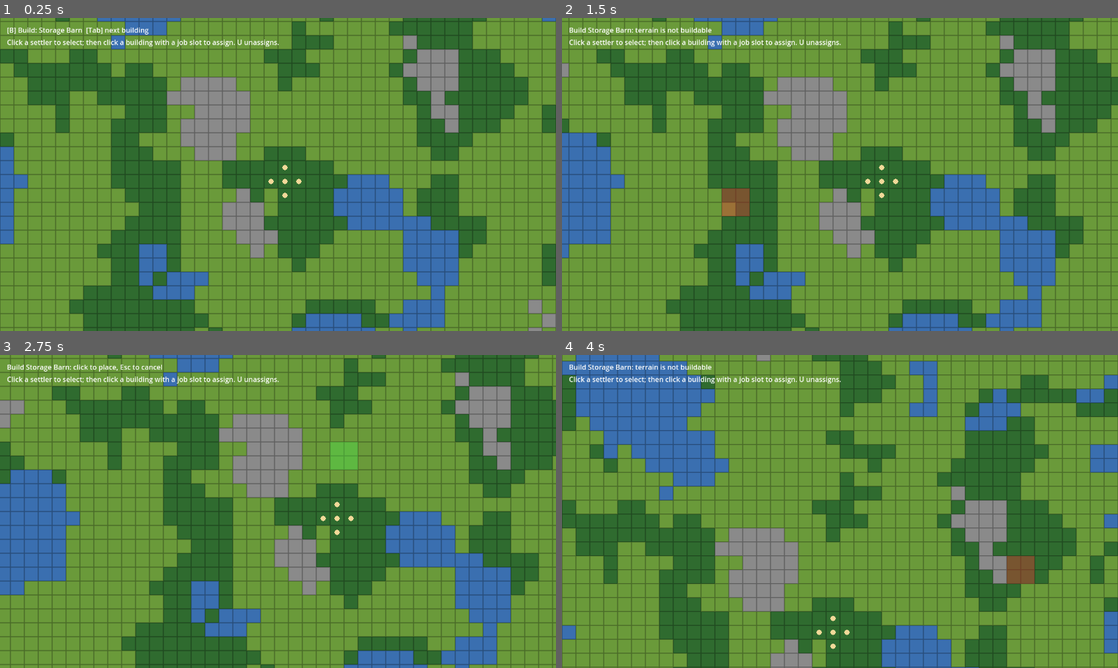
Above: before the commit, frames 1-4 (two rows, left to right).
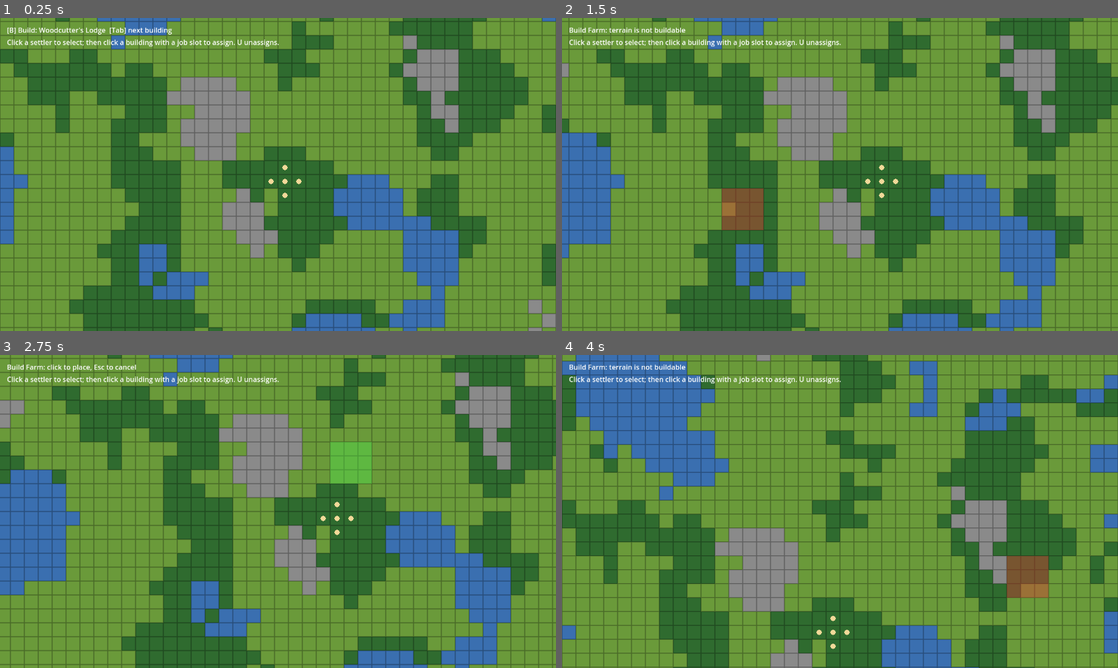
Above: after the commit, the same moments.

Repository: GrindelfP/KingdomYouth
Game: Godot game, scene res://scenes/world/world.tscn
Two runs of this game, one before a commit and one after it. Both use one fixed random seed, a clock stepped at 60 frames per second and the inputs below.
Inputs (mouse positions are in pixels of both pictures, inside the frame that each line leads up to):
- Up to frame 1 (0.25 s): no input
- Up to frame 2 (1.5 s): tap A (camera_pan_left) at 0.5, 1.25 s; move the mouse to (962, 158) at 0.52 s; hold Tab (build_cycle) 0.53-1.28 s; move the mouse to (728, 190) at 1.27 s; tap B (build_toggle) at 1.35 s
- Up to frame 3 (2.75 s): tap A (camera_pan_left) at 2 s; move the mouse to (333, 442) at 2.02 s; hold Middle mouse button (camera_drag) from 2.03 s (still down)
- Up to frame 4 (4 s): tap Enter at 2.75, 3.5 s; move the mouse to (812, 574) at 2.77 s; release Middle mouse button (camera_drag) at 2.78 s; tap S (camera_pan_down) at 2.85 s; move the mouse to (1006, 558) at 3.52 s; tap A (camera_pan_left) at 3.6 s

The runs differ from the first frame. In frame 1, 0.2% of the frame differs, in the area x 7-31%, y 3-6%; in frame 2, 0.8%; in frame 3, 0.8%, in the area x 4-67%, y 3-42%; in frame 4, 0.8%.

Commit message:
[FEATURE] add woodcutter's lodge and farm with forest regrowth
Co-Authored-By: Claude Haiku 5.5 <noreply@anthropic.com>

Diff:
--- /dev/null
+++ b/resources/buildings/farm.tres
@@ -0,0 +1,15 @@
+[gd_resource type="Resource" script_class="BuildingDef" load_steps=3 format=3]
+
+[ext_resource type="Script" path="res://scripts/buildings/building_def.gd" id="1_def"]
+[ext_resource type="Resource" path="res://resources/jobs/farmer.tres" id="2_job"]
+
+[resource]
+script = ExtResource("1_def")
+id = &"farm"
+display_name = "Farm"
+footprint = Vector2i(3, 3)
+cost = {
+0: 15
+}
+build_time = 8.0
+job = ExtResource("2_job")
--- /dev/null
+++ b/resources/buildings/woodcutters_lodge.tres
@@ -0,0 +1,15 @@
+[gd_resource type="Resource" script_class="BuildingDef" load_steps=3 format=3]
+
+[ext_resource type="Script" path="res://scripts/buildings/building_def.gd" id="1_def"]
+[ext_resource type="Resource" path="res://resources/jobs/woodcutter.tres" id="2_job"]
+
+[resource]
+script = ExtResource("1_def")
+id = &"woodcutters_lodge"
+display_name = "Woodcutter's Lodge"
+footprint = Vector2i(2, 2)
+cost = {
+0: 10
+}
+build_time = 5.0
+job = ExtResource("2_job")
--- /dev/null
+++ b/resources/jobs/farmer.tres
@@ -0,0 +1,12 @@
+[gd_resource type="Resource" script_class="JobDef" load_steps=2 format=3]
+
+[ext_resource type="Script" path="res://scripts/buildings/job_def.gd" id="1_job"]
+
+[resource]
+script = ExtResource("1_job")
+job_name = "Farmer"
+slots = 3
+work_time = 6.0
+output_type = 1
+output_amount = 3
+target_terrain = ""
--- /dev/null
+++ b/resources/jobs/woodcutter.tres
@@ -0,0 +1,12 @@
+[gd_resource type="Resource" script_class="JobDef" load_steps=2 format=3]
+
+[ext_resource type="Script" path="res://scripts/buildings/job_def.gd" id="1_job"]
+
+[resource]
+script = ExtResource("1_job")
+job_name = "Woodcutter"
+slots = 2
+work_time = 4.0
+output_type = 0
+output_amount = 2
+target_terrain = "forest"
--- a/scripts/buildings/build_controller.gd
+++ b/scripts/buildings/build_controller.gd
@@ -4,7 +4,11 @@
 const VALID_COLOR := Color(0.3, 0.9, 0.3, 0.4)
 const INVALID_COLOR := Color(0.9, 0.2, 0.2, 0.4)
 
-var building_defs: Array[BuildingDef] = [load("res://resources/buildings/storage_barn.tres")]
+var building_defs: Array[BuildingDef] = [
+	load("res://resources/buildings/woodcutters_lodge.tres"),
+	load("res://resources/buildings/farm.tres"),
+	load("res://resources/buildings/storage_barn.tres"),
+]
 var _world: WorldGrid
 var _feedback: Label
 var _placing := false
--- a/scripts/entities/worker.gd
+++ b/scripts/entities/worker.gd
@@ -119,5 +119,5 @@
 	if not job.target_terrain.is_empty():
 		if _settler.world.get_terrain_name(_target) != job.target_terrain:
 			return
-		_settler.world.set_terrain(_target, WorldGrid.Terrain.GRASS)
+		_settler.world.deplete_forest(_target)
 	ResourceStockpile.add(job.output_type, job.output_amount)
--- a/scripts/world/world_grid.gd
+++ b/scripts/world/world_grid.gd
@@ -14,8 +14,10 @@
 const WATER_LEVEL := -0.25
 const ROCK_LEVEL := 0.4
 const FOREST_LEVEL := 0.15
+const REGROW_TIME := 120.0
 
 var _occupied: Dictionary = {}
+var _regrowth: Dictionary = {}
 
 var terrain: TileMapLayer:
 	get:
@@ -25,6 +27,14 @@
 func _ready() -> void:
 	_generate_map()
 	map_generated.emit()
+
+
+func _process(delta: float) -> void:
+	for grid_pos in _regrowth.keys():
+		_regrowth[grid_pos] -= delta
+		if _regrowth[grid_pos] <= 0.0 and not is_occupied(grid_pos):
+			terrain.set_cell(grid_pos, TERRAIN_SOURCE_ID, Vector2i(Terrain.FOREST, 0))
+			_regrowth.erase(grid_pos)
 
 
 func is_in_bounds(grid_pos: Vector2i) -> bool:
@@ -81,8 +91,9 @@
 	return cells
 
 
-func set_terrain(grid_pos: Vector2i, terrain_type: Terrain) -> void:
-	terrain.set_cell(grid_pos, TERRAIN_SOURCE_ID, Vector2i(terrain_type, 0))
+func deplete_forest(grid_pos: Vector2i) -> void:
+	terrain.set_cell(grid_pos, TERRAIN_SOURCE_ID, Vector2i(Terrain.GRASS, 0))
+	_regrowth[grid_pos] = REGROW_TIME
 
 
 func get_cell_rect(grid_pos: Vector2i) -> Rect2:
Not shown, changed: docs/tickets/0009-core-production-buildings.md
